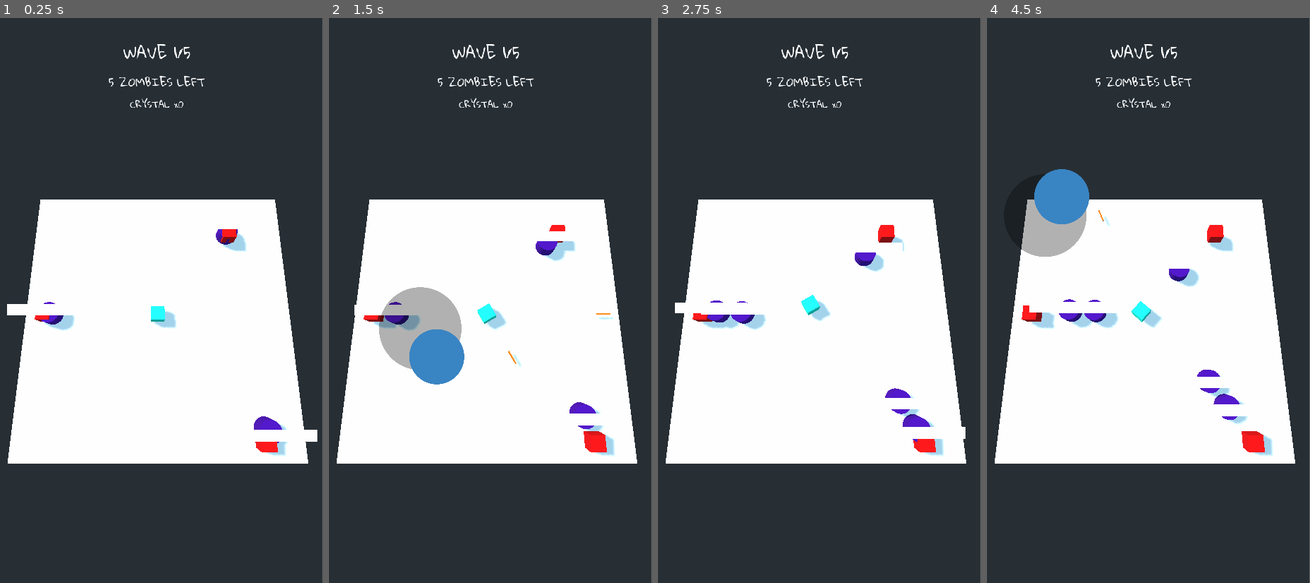
Above: before the commit, frames 1-4 (left to right).
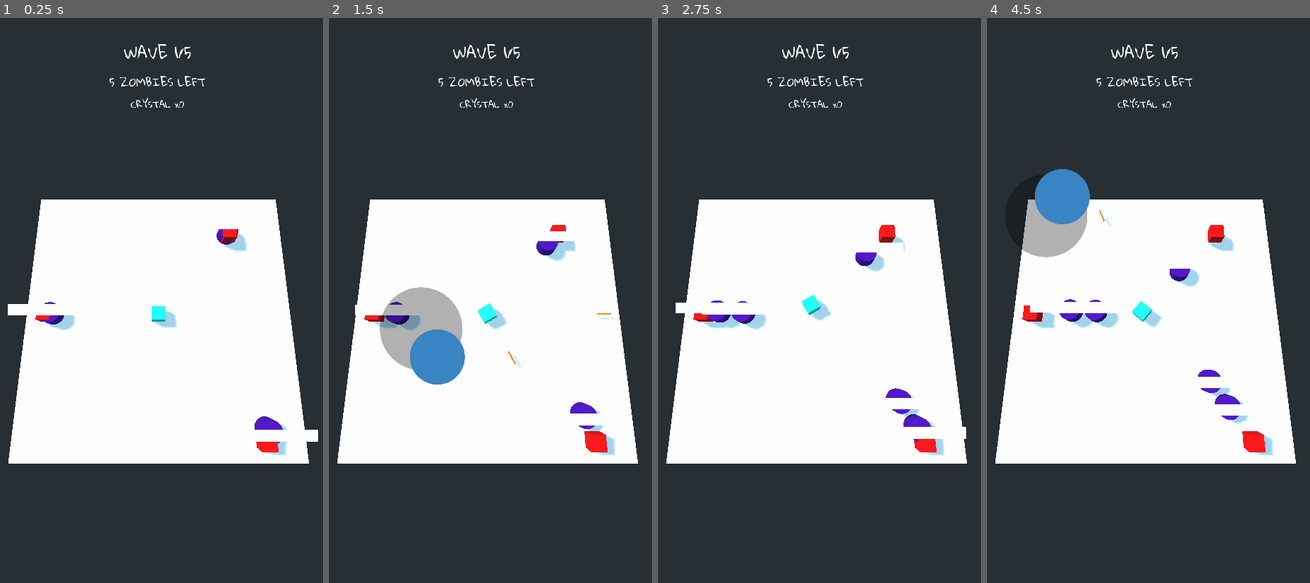
Above: after the commit, the same moments.

Repository: jeffsieu/coma-dash
Game: Godot game, scene res://MainLevel.tscn
Two runs of this game, one before a commit and one after it. Both use one fixed random seed, a clock stepped at 60 frames per second and the inputs below.
Inputs (mouse positions are in pixels of both pictures, inside the frame that each line leads up to):
- Up to frame 1 (0.25 s): no input
- Up to frame 2 (1.5 s): move the mouse to (558, 272) at 0.52 s; click (558, 272) at 0.67 s; drag from (419, 328) to (471, 413) at 1.27 s
- Up to frame 3 (2.75 s): move the mouse to (848, 176) at 2.02 s; click (848, 176) at 2.17 s
- Up to frame 4 (4.5 s): drag from (1129, 413) to (1045, 215) at 2.77 s; move the mouse to (1242, 385) at 3.52 s; click (1242, 385) at 3.67 s; drag from (1045, 215) to (1093, 159) at 4.27 s
In our replay, the window is 468x800 before the commit and 469x800 after it. These sizes can differ from the game's own. Grey fills any space a smaller window leaves; there, only what the larger window draws over its background counts as a difference.

The runs differ from the first frame. In frame 1, 0.7% of the frame differs, in the area x 2-99%, y 4-79%; in frame 2, 0.9%; in frame 3, 0.8%; in frame 4, 0.9%, in the area x 2-96%, y 4-79%.

Commit message:
Make crystal fly towards player

Diff:
--- a/Loot/Crystal.gd
+++ b/Loot/Crystal.gd
@@ -1,6 +1,12 @@
-extends Area
+extends KinematicBody
 
 signal collected
+
+var is_flying = false
+var velocity = Vector3()
+
+var Player = load("res://Player/Player.gd")
+var player
 
 # Called when the node enters the scene tree for the first time.
 func _ready() -> void:
@@ -10,10 +16,19 @@
 func _process(delta: float) -> void:
 	pass
 
-func _on_Crystal_body_entered(body: Node) -> void:
-	if body.get_name() == "Player":
-		emit_signal("collected")
-		_die()
+func _physics_process(delta):
+	if is_flying:
+		var distance_to_player = (player.transform.origin - transform.origin).length()
+		velocity = move_and_slide((player.transform.origin - transform.origin).normalized() / pow(distance_to_player, 2) * 100)
+		for i in range(get_slide_count()):
+			var collision = get_slide_collision(i)
+			if collision.collider is Player:
+				_die()
+
+func collect(player):
+	emit_signal("collected")
+	is_flying = true
+	self.player = player
 
 func _die() -> void:
 	.queue_free()
--- a/Loot/Crystal.tscn
+++ b/Loot/Crystal.tscn
@@ -10,7 +10,7 @@
 [sub_resource type="BoxShape" id=3]
 extents = Vector3( 1.00611, 1, 1 )
 
-[node name="Crystal" type="Area"]
+[node name="Crystal" type="KinematicBody"]
 script = ExtResource( 1 )
 
 [node name="CSGMesh" type="CSGMesh" parent="."]
@@ -21,4 +21,3 @@
 [node name="CollisionShape" type="CollisionShape" parent="."]
 transform = Transform( 0.520133, 0, 0, 0, 0.520133, 0, 0, 0, 0.520133, 0, 0, 0 )
 shape = SubResource( 3 )
-[connection signal="body_entered" from="." to="." method="_on_Crystal_body_entered"]
--- /dev/null
+++ b/Player/ItemCollector.gd
@@ -0,0 +1,9 @@
+extends Area
+
+
+
+# Called when the node enters the scene tree for the first time.
+func _ready():
+	pass # Replace with function body.
+
+func
--- a/Player/Player.gd
+++ b/Player/Player.gd
@@ -13,6 +13,11 @@
 var is_shooting = false
 
 const Bullet = preload("res://Bullet/Bullet.tscn")
+const Crystal = preload("res://Loot/Crystal.gd")
+
+func _ready():
+	print('bruh')
+	$ItemCollector.connect("body_entered", self, "_on_body_entered")
 
 func _get_joystick_direction():
 	return $"/root/Level/Joystick/JoystickKnob".joystick_direction
@@ -33,6 +38,10 @@
 	if direction != Vector2():
 		rotation.y = -direction.angle()
 
+func _on_body_entered(body):
+	if body is Crystal:
+		body.collect(self)
+
 func _process(delta):
 	_rotate_body()
 
--- a/Player/Player.tscn
+++ b/Player/Player.tscn
@@ -8,6 +8,8 @@
 albedo_color = Color( 0.101961, 1, 0.85098, 1 )
 
 [sub_resource type="BoxShape" id=3]
+
+[sub_resource type="CylinderShape" id=4]
 
 [node name="Player" type="KinematicBody"]
 script = ExtResource( 1 )
@@ -19,3 +21,9 @@
 
 [node name="CollisionShape" type="CollisionShape" parent="."]
 shape = SubResource( 3 )
+
+[node name="ItemCollector" type="Area" parent="."]
+transform = Transform( 5, 0, 0, 0, 5, 0, 0, 0, 5, 0, 0, 0 )
+
+[node name="CollisionShape" type="CollisionShape" parent="ItemCollector"]
+shape = SubResource( 4 )
--- a/project.godot
+++ b/project.godot
@@ -24,6 +24,8 @@
 window/size/width=600
 window/size/height=1024
 window/handheld/orientation="portrait"
+window/stretch/mode="viewport"
+window/stretch/aspect="expand"
 
 [input]
 
Not shown: 1 places in Player/Player.tscn that only renumber resources
